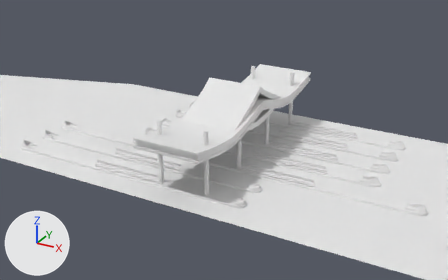
The OBJ model res/models/Toll_zhuozhou_south.obj: old version first, new version second.
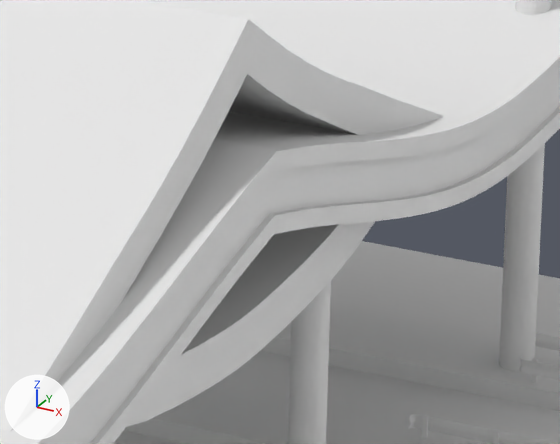
The first picture shows the older version from a 50 mm camera at (46.1, -89.2, 46.4) aimed at (-1.7, -2.3, 2.9). The close-ups show both versions on the part from 52% to 66% of the width and 30% to 48% of the height of that picture; other places that the commit changed are outside them. Arrows for +X, +Y and +Z are at lower left; the lights stay in place. Where no turn or scale is listed for an object, it has been applied to the vertices.

In view in the first close-up: 'Cube.001_Cube', 'Cube.002_Cube.001', 'Cube.005_Cube.020', 'Cube.007_Cube.021', 'Cube.014_Cube.030', 'Cube_Cube.002', 'Plane'.
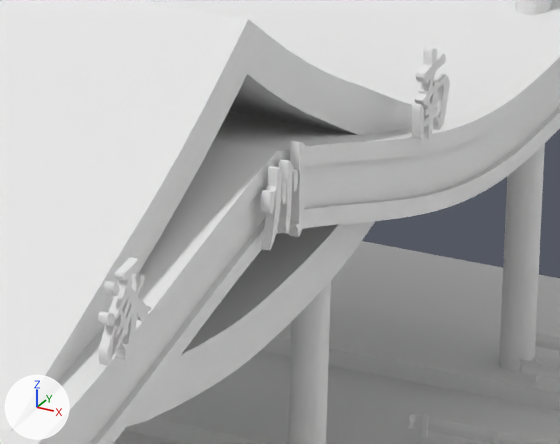
Where the change shows, as pixel boxes [x1, y1, x2, y2] in the close-ups (560 x 444 px):
'Cube.000_Cube.001', added: after [98, 47, 450, 366]
'Cube.005_Cube.020', unchanged, covered by the edit: before [124, 307, 560, 444]
'Cube.004_Cube.008', unchanged, uncovered by the edit: after [124, 307, 560, 444]

The change in detail:
Mesh me_cube_000_cube_001 is new.
It has 2093 vertices, 1974 faces and spans x 4.7..4.88, y -7.38..7.33, z 8.73..10.63.
It uses material mat_none (white #e7e7e7).
Object 'Cube.000_Cube.001' (ob_cube_000_cube_001) is new; it shows me_cube_000_cube_001.
Its location is (0.0, 0.0, 0.0).
